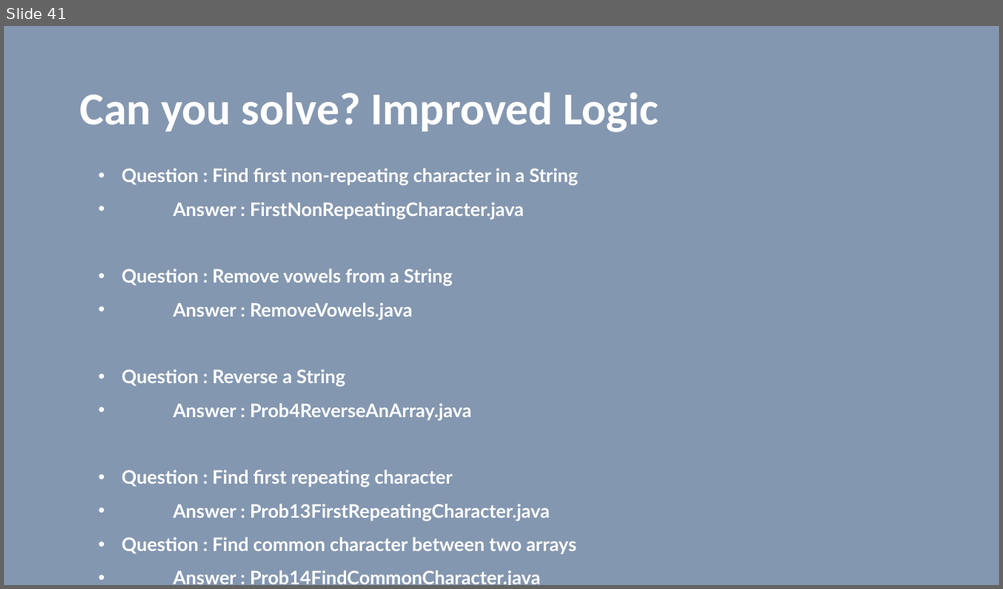
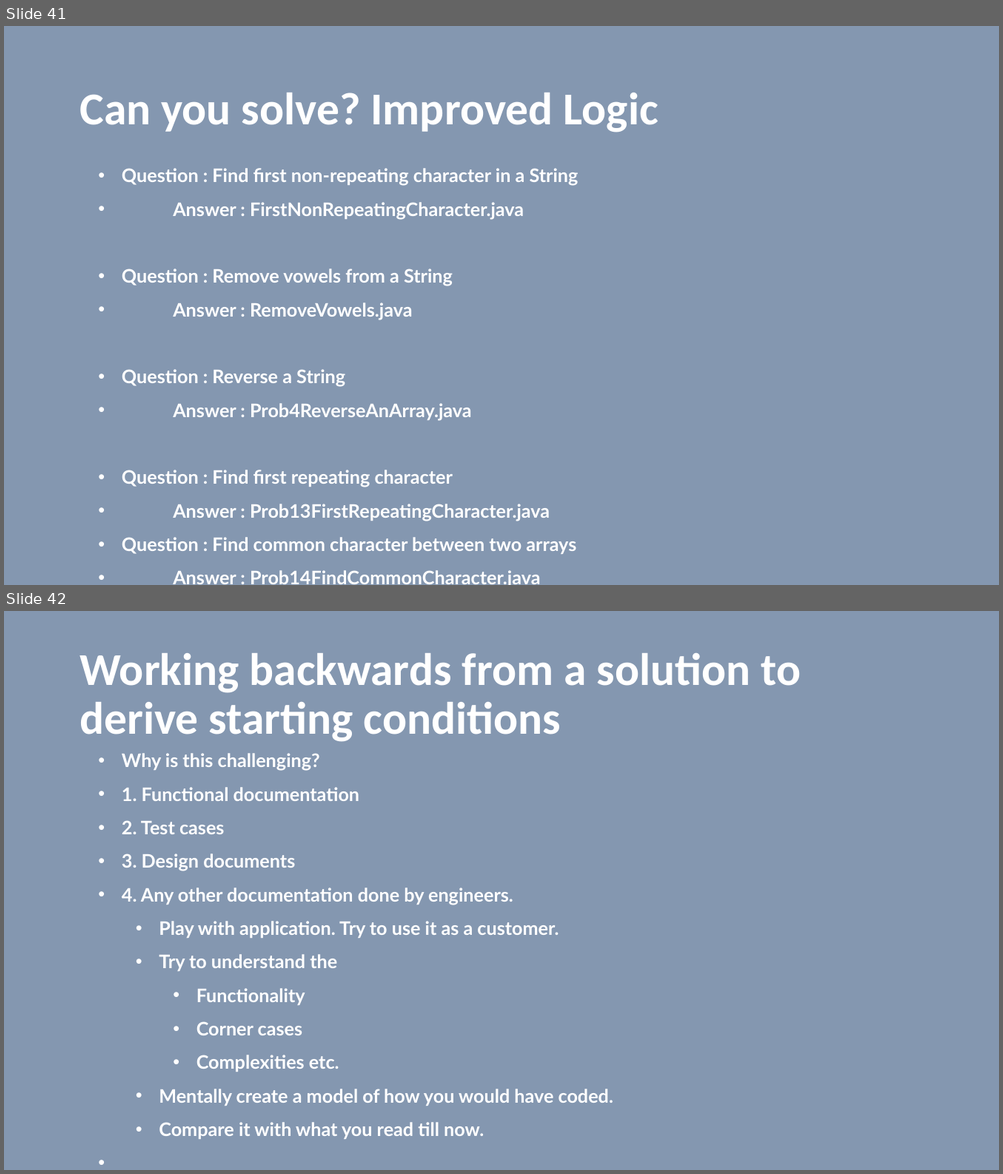
Before and after one commit to vilasvarghese/freshers, a slide deck: Lowes/FreshersDay2.pptx. Shown one above the other, each under a label of ours: slide 41 before the commit, slides 41 and 42 after it. The pictures are 1003x589 and 1003x1174 pixels, drawn with LibreOffice and Linux fonts; fonts in the diff are those of the drawing. Boxes give left, top, right and bottom in pixels: in the first picture for what was removed or moved away, otherwise in the second. Text is boxed around its words. In the diff, an @@ line names an element or a change of style, - is before the commit and + after.

```diff
--- a/Lowes/FreshersDay2.pptx
+++ b/Lowes/FreshersDay2.pptx
@@ slide 42 added at (4, 611, 999, 1170), background #8497B0 @@
@@ title added at (79, 653, 800, 742), 44 pt, text #FFFFFF, bold @@
+Working backwards from a solution to derive starting conditions
@@ text added at (122, 753, 613, 1139), 18 pt, text #FFFFFF, bold @@
+• Why is this challenging?
+• 1. Functional documentation
+• 2. Test cases
+• 3. Design documents
+• 4. Any other documentation done by engineers.
+  • Play with application. Try to use it as a customer.
+  • Try to understand the
+    • Functionality
+    • Corner cases
+    • Complexities etc.
+  • Mentally create a model of how you would have coded.
+  • Compare it with what you read till now.
```
Also in this commit, not shown: 4 slides changed, 11 other slides added, 59 slides removed, 5 other files.
